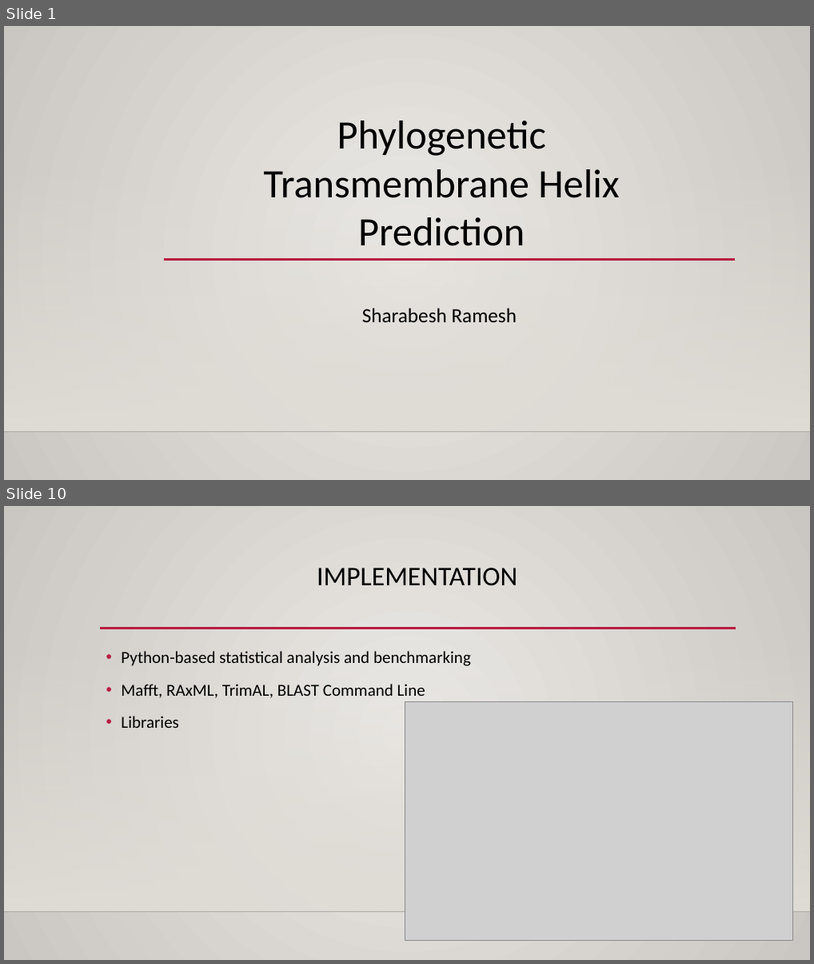
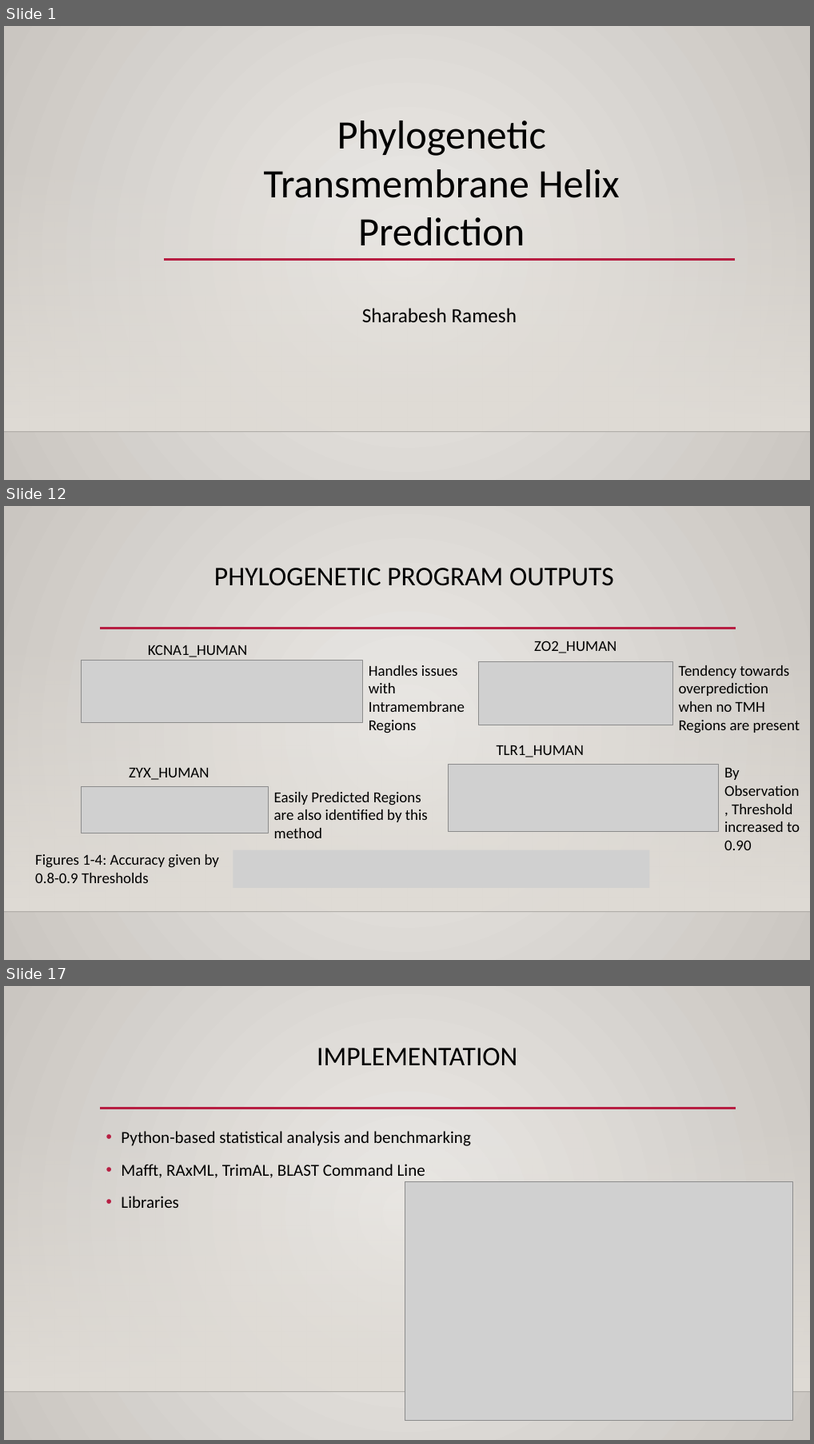
Before and after one commit to Sharabesh/Phylogenomics, a slide deck: Presentation/PresentationImage.pptx. Shown one above the other, each under a label of ours: slides 1 and 10 before the commit, slides 1, 12 and 17 after it; the slides between them are not shown. The pictures are 814x964 and 814x1444 pixels, drawn with LibreOffice and Linux fonts; fonts in the diff are those of the drawing; grey boxes stand for pictures; background and template pictures are left out. Boxes give left, top, right and bottom in pixels: in the first picture for what was removed or moved away, otherwise in the second. Text is boxed around its words. In the diff, an @@ line names an element or a change of style, - is before the commit and + after.

```diff
--- a/Presentation/PresentationImage.pptx
+++ b/Presentation/PresentationImage.pptx
@@ slide 12 added at bbox=[4, 506, 810, 960], background gradient #ECEAE7 to #CAC7C1; not listed: 3 template elements that a slide beside it also shows @@
@@ title added at bbox=[214, 568, 614, 586], 32 pt, text #000000 @@
+PHYLOGENETIC PROGRAM OUTPUTS
@@ text added at bbox=[148, 644, 247, 657], 18 pt, text #000000 @@
+KCNA1_HUMAN
@@ text added at bbox=[534, 640, 617, 653], 18 pt, text #000000 @@
+ZO2_HUMAN
@@ picture added at bbox=[82, 660, 362, 723] @@
@@ text added at bbox=[369, 665, 465, 733], 18 pt, text #000000 @@
+Handles issues with Intramembrane Regions
@@ picture added at bbox=[479, 661, 673, 724] @@
@@ text added at bbox=[679, 665, 800, 732], 18 pt, text #000000 @@
+Tendency towards overprediction when no TMH Regions are present
@@ text added at bbox=[497, 745, 585, 757], 18 pt, text #000000 @@
+TLR1_HUMAN
@@ text added at bbox=[129, 768, 209, 780], 18 pt, text #000000 @@
+ZYX_HUMAN
@@ picture added at bbox=[448, 764, 719, 831] @@
@@ text added at bbox=[725, 768, 800, 850], 18 pt, text #000000 @@
+By Observation, Threshold increased to 0.90
@@ picture added at bbox=[82, 787, 268, 832] @@
@@ text added at bbox=[274, 792, 428, 838], 18 pt, text #000000 @@
+Easily Predicted Regions are also identified by this method
@@ text added at bbox=[35, 854, 219, 883], 18 pt, text #000000 @@
+Figures 1-4: Accuracy given by
+0.8-0.9 Thresholds
@@ picture added at bbox=[234, 850, 650, 888] @@
@@ what was slide 10 is now slide 17 @@
```
Also in this commit, not shown: 9 slides changed, 6 other slides added, 45 other files.
